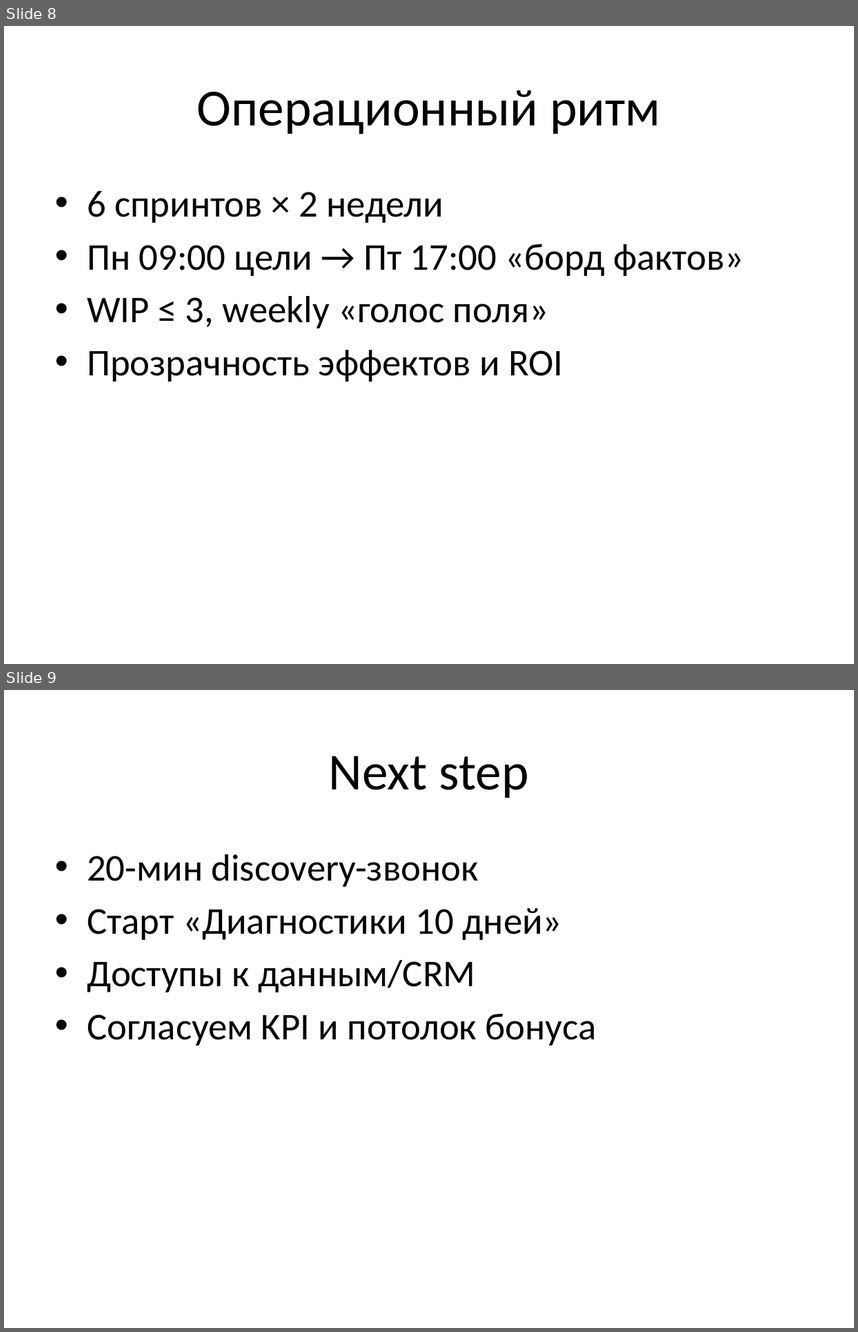
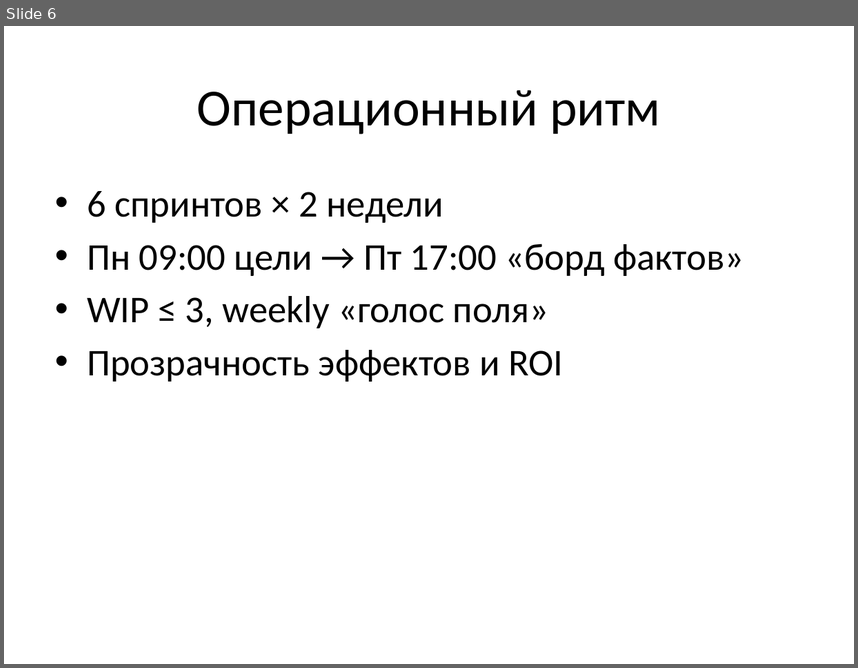
Before and after one commit to Vildia/CFG-consulting, a slide deck: downloads/CFG_PitchDeck.pptx. Shown one above the other, each under a label of ours: slides 8 and 9 before the commit, slide 6 after it. The pictures are 858x1332 and 858x668 pixels, drawn with LibreOffice and Linux fonts; fonts in the diff are those of the drawing. Boxes give left, top, right and bottom in pixels: in the first picture for what was removed or moved away, otherwise in the second. Text is boxed around its words. In the diff, an @@ line names an element or a change of style, - is before the commit and + after.

```diff
--- a/downloads/CFG_PitchDeck.pptx
+++ b/downloads/CFG_PitchDeck.pptx
@@ slide 9 removed at <box>4,690,854,1328</box>, background #FFFFFF @@
@@ title removed at <box>329,756,529,798</box> @@
-Next step
@@ text removed at <box>87,854,597,1045</box> @@
-• 20-мин discovery-звонок
-• Старт «Диагностики 10 дней»
-• Доступы к данным/CRM
-• Согласуем KPI и потолок бонуса
@@ what was slide 8 is now slide 6 @@
```
Also in this commit, not shown: 5 slides changed, 2 other slides removed, 5 other files.
